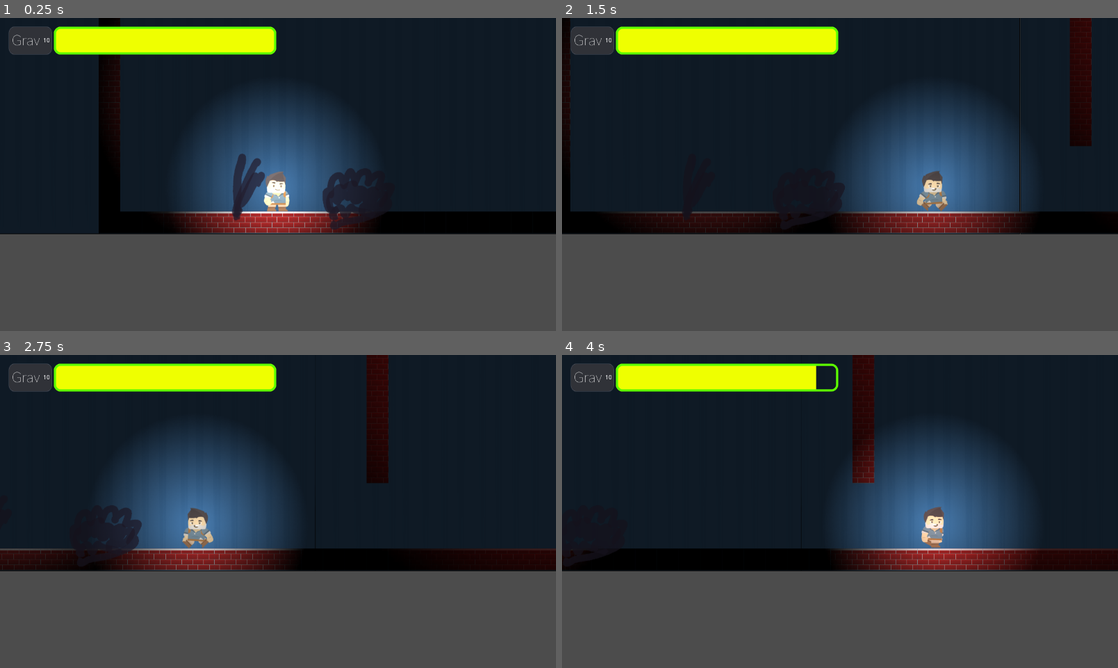
Above: before the commit, frames 1-4 (two rows, left to right).
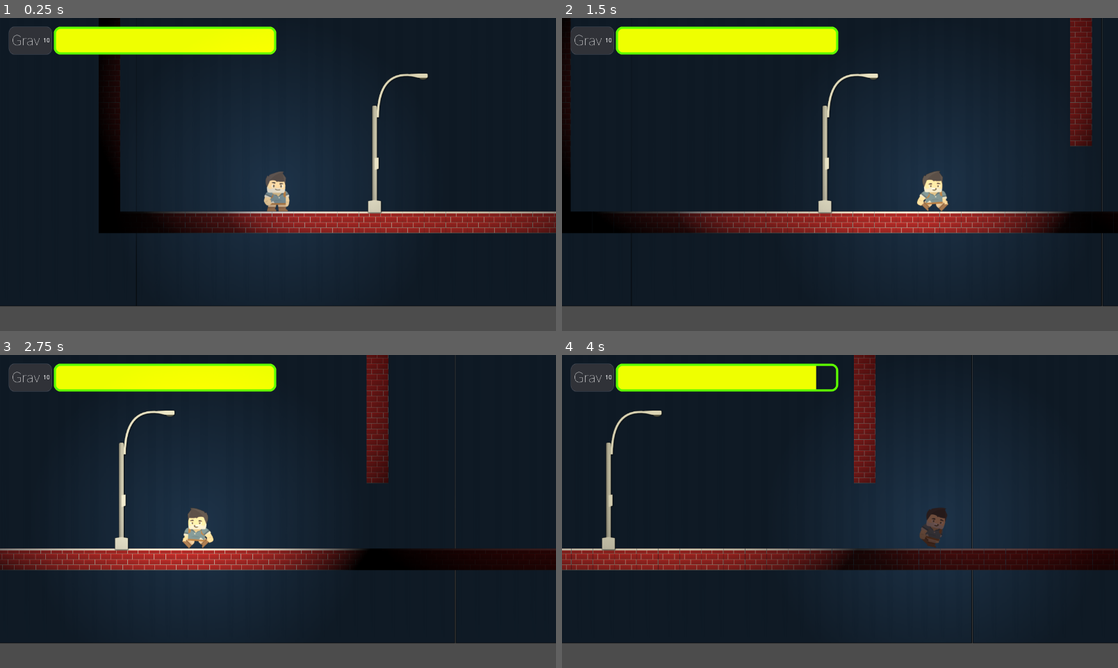
Above: after the commit, the same moments.

Repository: tonymarklove/higgs
Game: Godot game, scene res://main.tscn
Same seed, same stepped clock (60 frames per second), same inputs: the game is played once before the commit and once after it.
Inputs:
- Up to frame 1 (0.25 s): no input
- Up to frame 2 (1.5 s): tap Enter at 0.5 s; hold Right (ui_right) from 0.53 s (still down); tap Space (ui_select) at 0.77 s
- Up to frame 3 (2.75 s): tap Space (ui_select) at 1.52 s; release Right (ui_right) at 2.03 s; hold Left (ui_left) from 2.03 s (still down)
- Up to frame 4 (4 s): release Left (ui_left) at 2.78 s; hold Right (ui_right) from 2.78 s (still down); tap Space (ui_select) at 3.02, 3.77 s

The runs differ from the first frame. In frame 1, 34% of the frame differs, in the area x 0-100%, y 17-92%; in frame 2, 37%; in frame 3, 36%; in frame 4, 38%, in the area x 0-100%, y 0-92%.

Commit message:
Lamp lights

Diff:
--- a/Levels/Level_1_1.tscn
+++ b/Levels/Level_1_1.tscn
@@ -2,11 +2,11 @@
 
 [ext_resource path="res://tileset.tres" type="TileSet" id=1]
 [ext_resource path="res://Levels/Doorway.tscn" type="PackedScene" id=2]
-[ext_resource path="res://Levels/folliage.png" type="Texture" id=3]
-[ext_resource path="res://Levels/background.png" type="Texture" id=4]
-[ext_resource path="res://Player/light.png" type="Texture" id=5]
+[ext_resource path="res://Levels/background.png" type="Texture" id=3]
+[ext_resource path="res://Player/light.png" type="Texture" id=4]
+[ext_resource path="res://Levels/Lights/Lamp.tscn" type="PackedScene" id=5]
 
-[node name="Level" type="Node" index="0"]
+[node name="Level" type="Node"]
 
 [node name="TileMap" type="TileMap" parent="." index="0"]
 
@@ -34,50 +34,8 @@
 
 [node name="Doorway" parent="." index="1" instance=ExtResource( 2 )]
 
-[node name="Foreground" type="ParallaxBackground" parent="." index="2"]
+[node name="Sky" type="ParallaxBackground" parent="." index="2"]
 
-editor/display_folded = true
-layer = 1
-offset = Vector2( 0, 0 )
-rotation = 0.0
-scale = Vector2( 1, 1 )
-transform = Transform2D( 1, 0, 0, 1, 0, 0 )
-scroll_offset = Vector2( 0, 0 )
-scroll_base_offset = Vector2( 0, 0 )
-scroll_base_scale = Vector2( 1, 1 )
-scroll_limit_begin = Vector2( 0, 0 )
-scroll_limit_end = Vector2( 0, 0 )
-scroll_ignore_camera_zoom = false
-_sections_unfolded = [ "Scroll" ]
-
-[node name="ParallaxLayer" type="ParallaxLayer" parent="Foreground" index="0"]
-
-motion_scale = Vector2( 1, 1 )
-motion_offset = Vector2( 100, 0 )
-motion_mirroring = Vector2( 0, 0 )
-_sections_unfolded = [ "Motion" ]
-
-[node name="TextureRect" type="TextureRect" parent="Foreground/ParallaxLayer" index="0"]
-
-anchor_left = 0.0
-anchor_top = 0.0
-anchor_right = 0.0
-anchor_bottom = 0.0
-margin_top = 360.0
-margin_right = 390.0
-margin_bottom = 550.0
-rect_pivot_offset = Vector2( 0, 0 )
-rect_clip_content = false
-mouse_filter = 1
-mouse_default_cursor_shape = 0
-size_flags_horizontal = 1
-size_flags_vertical = 1
-texture = ExtResource( 3 )
-stretch_mode = 0
-
-[node name="Sky" type="ParallaxBackground" parent="." index="3"]
-
-editor/display_folded = true
 layer = -1
 offset = Vector2( 0, 0 )
 rotation = 0.0
@@ -94,7 +52,7 @@
 [node name="ParallaxLayer" type="ParallaxLayer" parent="Sky" index="0"]
 
 z_index = 2
-motion_scale = Vector2( 1, 1 )
+motion_scale = Vector2( 0.6, 0.6 )
 motion_offset = Vector2( 0, 0 )
 motion_mirroring = Vector2( 1080, 0 )
 _sections_unfolded = [ "Motion" ]
@@ -115,19 +73,19 @@
 mouse_default_cursor_shape = 0
 size_flags_horizontal = 1
 size_flags_vertical = 1
-texture = ExtResource( 4 )
+texture = ExtResource( 3 )
 stretch_mode = 2
 
 [node name="CanvasModulate" type="CanvasModulate" parent="Sky" index="1"]
 
 color = Color( 0.265625, 0.265625, 0.265625, 1 )
 
-[node name="Light2D" type="Light2D" parent="." index="4"]
+[node name="Light2D" type="Light2D" parent="." index="3"]
 
 position = Vector2( 1463.64, 33.1617 )
 enabled = true
 editor_only = false
-texture = ExtResource( 5 )
+texture = ExtResource( 4 )
 offset = Vector2( 0, 0 )
 texture_scale = 5.0
 color = Color( 0.792969, 0.409274, 0.409274, 1 )
@@ -147,12 +105,12 @@
 shadow_filter_smooth = 0.0
 shadow_item_cull_mask = 1
 
-[node name="Light2D2" type="Light2D" parent="." index="5"]
+[node name="Light2D2" type="Light2D" parent="." index="4"]
 
 position = Vector2( 167.316, 226.102 )
 enabled = true
 editor_only = false
-texture = ExtResource( 5 )
+texture = ExtResource( 4 )
 offset = Vector2( 0, 0 )
 texture_scale = 3.0
 color = Color( 1, 1, 1, 1 )
@@ -171,3 +129,9 @@
 shadow_filter = 0
 shadow_filter_smooth = 0.0
 shadow_item_cull_mask = 1
+
+[node name="CanvasModulate" type="CanvasModulate" parent="." index="5"]
+
+color = Color( 0, 0, 0, 1 )
+
+[node name="lamp" parent="." index="6" instance=ExtResource( 5 )]
--- a/Levels/Level_1_2.tscn
+++ b/Levels/Level_1_2.tscn
@@ -1,9 +1,10 @@
-[gd_scene load_steps=3 format=2]
+[gd_scene load_steps=4 format=2]
 
 [ext_resource path="res://tileset.tres" type="TileSet" id=1]
 [ext_resource path="res://Levels/Doorway.tscn" type="PackedScene" id=2]
+[ext_resource path="res://Levels/Lights/Lamp.tscn" type="PackedScene" id=3]
 
-[node name="Level" type="Node" index="0"]
+[node name="Level" type="Node"]
 
 [node name="TileMap" type="TileMap" parent="." index="0"]
 
@@ -23,7 +24,7 @@
 collision_mask = 1
 occluder_light_mask = 1
 format = 1
-tile_data = PoolIntArray( 458752, 1, 0, 458753, 1, 0, 458754 …(122 unchanged characters)… 8763, 1, 0, 458764, 1, 0, 458765, 1, 0, 917535, 5, 0, 983071, 6, 0, 1048606, 1, 0, 1048607, 1, 0, 10486 …(325 unchanged characters)…
+tile_data = PoolIntArray( 458752, 1, 0, 458753, 1, 0, 458754 …(122 unchanged characters)… 8763, 1, 0, 458764, 1, 0, 458765, 1, 0, 458766, 1, 0, 458767, 1, 0, 458768, 1, 0, 458769, 1, 0, 458770, 1, 0, 458771, 1, 0, 917535, 5, 0, 983071, 6, 0, 1048597, 1, 0, 1048598, 1, 0, 1048599, 1, 0, 1048600, 1, 0, 1048601, 1, 0, 1048602, 1, 0, 1048603, 1, 0, 1048604, 1, 0, 1048605, 1, 0, 1048606, 1, 0, 1048607, 1, 0, 10486 …(325 unchanged characters)…
 _sections_unfolded = [ "Cell" ]
 
 [node name="Doorway" parent="." index="1" instance=ExtResource( 2 )]
@@ -31,3 +32,11 @@
 position = Vector2( 1581.03, 731.812 )
 scene_to_load = "res://Levels/Level_1_1.tscn"
 teleport_to_location = Vector2( 0, 0 )
+
+[node name="CanvasModulate" type="CanvasModulate" parent="." index="2"]
+
+color = Color( 0, 0, 0, 1 )
+
+[node name="lamp" parent="." index="3" instance=ExtResource( 3 )]
+
+position = Vector2( 1320.34, 640.247 )
--- /dev/null
+++ b/Levels/Lights/Lamp.tscn
@@ -0,0 +1,34 @@
+[gd_scene load_steps=3 format=2]
+
+[ext_resource path="res://Levels/Lights/lamp.png" type="Texture" id=1]
+[ext_resource path="res://Levels/Lights/lamp-light.png" type="Texture" id=2]
+
+[node name="lamp" type="Sprite"]
+
+position = Vector2( 489.983, 343.438 )
+texture = ExtResource( 1 )
+
+[node name="Light2D" type="Light2D" parent="." index="0"]
+
+position = Vector2( 58.6449, -144.983 )
+enabled = true
+editor_only = false
+texture = ExtResource( 2 )
+offset = Vector2( 0, 0 )
+texture_scale = 1.0
+color = Color( 1, 1, 1, 1 )
+energy = 1.0
+mode = 2
+range_height = 0.0
+range_z_min = -1024
+range_z_max = 1024
+range_layer_min = 0
+range_layer_max = 0
+range_item_cull_mask = 1
+shadow_enabled = false
+shadow_color = Color( 0, 0, 0, 0 )
+shadow_buffer_size = 2048
+shadow_gradient_length = 0.0
+shadow_filter = 0
+shadow_filter_smooth = 0.0
+shadow_item_cull_mask = 1
--- a/Player/Player.tscn
+++ b/Player/Player.tscn
@@ -4,7 +4,6 @@
 [ext_resource path="res://Player/player_stand.png" type="Texture" id=2]
 [ext_resource path="res://Player/player_walk1.png" type="Texture" id=3]
 [ext_resource path="res://Player/player_walk2.png" type="Texture" id=4]
-
 
 [sub_resource type="RectangleShape2D" id=1]
 
--- a/main.tscn
+++ b/main.tscn
@@ -5,7 +5,7 @@
 [ext_resource path="res://Player/light.png" type="Texture" id=3]
 [ext_resource path="res://Gui/GUI.tscn" type="PackedScene" id=4]
 
-[node name="Node" type="Node"]
+[node name="Node" type="Node" index="0"]
 
 [node name="Level" parent="." index="0" instance=ExtResource( 1 )]
 
@@ -13,7 +13,6 @@
 
 z_index = 1
 _sections_unfolded = [ "Z Index" ]
-rotate_to_follow_gravity = false
 
 [node name="Light2D" type="Light2D" parent="Player" index="3"]
 
@@ -21,15 +20,15 @@
 editor_only = false
 texture = ExtResource( 3 )
 offset = Vector2( 0, 0 )
-texture_scale = 2.0
+texture_scale = 3.0
 color = Color( 1, 1, 1, 1 )
-energy = 1.0
+energy = 0.5
 mode = 0
 range_height = 0.0
 range_z_min = -1024
 range_z_max = 1024
-range_layer_min = -2
-range_layer_max = 2
+range_layer_min = -1
+range_layer_max = 1
 range_item_cull_mask = 1
 shadow_enabled = false
 shadow_color = Color( 0, 0, 0, 0.5 )
@@ -38,7 +37,7 @@
 shadow_filter = 0
 shadow_filter_smooth = 0.0
 shadow_item_cull_mask = 1
-_sections_unfolded = [ "Shadow" ]
+_sections_unfolded = [ "Range", "Shadow" ]
 
 [node name="CanvasLayer" type="CanvasLayer" parent="." index="2"]
 
@@ -54,8 +53,4 @@
 margin_right = 652.0
 margin_bottom = 84.0
 
-[node name="CanvasModulate" type="CanvasModulate" parent="." index="3"]
-
-color = Color( 0, 0, 0, 1 )
-
 [connection signal="jump_charge_changed" from="Player" to="CanvasLayer/GUI" method="_on_Player_jump_charge_changed"]
Binary file added: Levels/Lights/lamp-light.png
Not shown, added: Levels/Lights/lamp-light.png.import
Binary file added: Levels/Lights/lamp.png
Not shown, added: Levels/Lights/lamp.png.import
